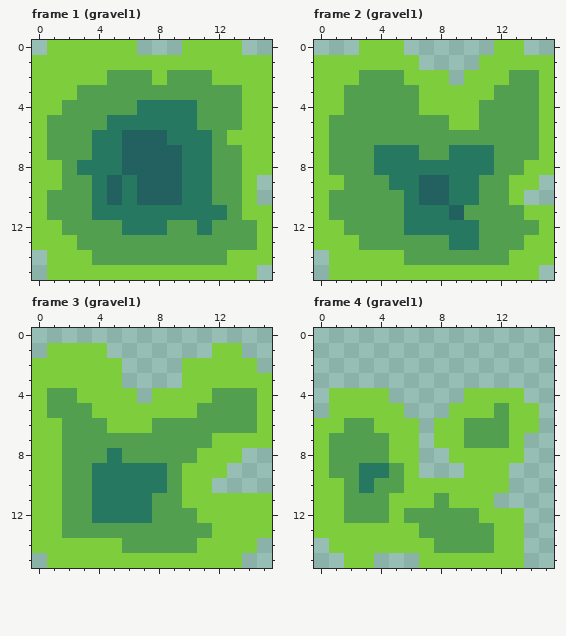
A pixel-art file gets an edit: graphics/source/sprites/gravel.aseprite. The picture above is the old version.
16x16 pixels, 12 frames. Shown: frame 1 (gravel1), frame 2 (gravel1), frame 3 (gravel1), frame 4 (gravel1). The commit also changed other frames, which this record leaves out.
After the commit:
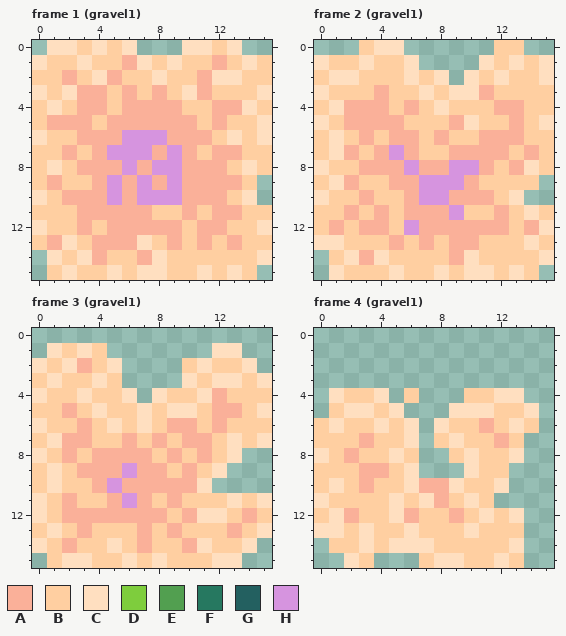
Palette (. is transparent): A #fab099  B #ffcfa1  C #ffdfc0  D #7ecd3d  E #529f50  F #267860  G #236060  H #d694df
Difference:
layer "Midnight" now hidden
layer "Evening" now hidden
--- frame 1 (gravel1)
@@ x 0..15 @@
- 0 .DDDDDD...DDDD..
- 1 DDDDDDDDDDDDDDDD
- 2 DDDDDEEEDEEEDDDD
- 3 DDDEEEEEEEEEEEDD
- 4 DDEEEEEFFFFEEEDD
- 5 DEEEEFFFFFFEEEDD
- 6 DEEEFFGGGFFFEDDD
- 7 DEEEFFGGGGFFEEDD
- 8 DDEFFFGGGGFFEEDD
- 9 DDEEFGFGGGFFEED.
-10 DEEEFGFGGGFFEED.
-11 DEEEFFFFFFFFFEDD
-12 DDEEEEFFFEEFEEED
-13 DDDEEEEEEEEEEEED
-14 .DDDEEEEEEEEEDDD
-15 .DDDDDDDDDDDDDD.
+ 0 .CCBCBC...CCBC..
+ 1 CBBCBBACBCBBABCB
+ 2 BBABCABBCBBACCBB
+ 3 CBCAABABABCABBBC
+ 4 BCBAABAAAABBAACB
+ 5 BAAABAAAAAABABBC
+ 6 CBBAAAHHHAAABCBC
+ 7 BBABAHHHAHABAABB
+ 8 BCBAAAHAHHAAABCB
+ 9 BABBAHAHAHAAAAB.
+10 CBAAAHAHHHAAABC.
+11 BBBAAAAABBABAABB
+12 CBBABAAAAABAABBC
+13 BACBAAACBABABABB
+14 .CBCABBACBBBBBBC
+15 .BCBBCBCCBBCBCB.
--- frame 2 (gravel1)
@@ x 0..15 @@
- 0 ...DDD......DD..
- 1 DDDDDDD....DDDDD
- 2 DDDEEEDDD.DDDEED
- 3 DDEEEEEDDDDDEEED
- 4 DDEEEEEDDDDEEEED
- 5 DEEEEEEEEDDEEEED
- 6 DEEEEEEEEEEEEEED
- 7 DEEEFFFEEFFFEEED
- 8 DEEEFFFFFFFFEEDD
- 9 DDEEEFFGGFFEEDD.
-10 DEEEEEFGGFFEED..
-11 DEEEEEFFFGEEEEDD
-12 DDEEEEFFFFFEEEED
-13 DDDEEEEEEFFEEEDD
-14 .DDDDDEEEEEEEDDD
-15 .DDDDDDDDDDDDDD.
+ 0 ...BCC......BB..
+ 1 CBBCBBC....CBCBC
+ 2 BCCBBBCBC.CBCBBC
+ 3 CBBBABBCBCCABBBB
+ 4 BCAAABABCBBBAABB
+ 5 CBAAAABBBACBBABC
+ 6 BCBABAABABBAAABB
+ 7 BCABAHABBAAAABAB
+ 8 CBBAAAHAAHHABACB
+ 9 BCABBAAHHHABBBB.
+10 CBBABBAHHAAABC..
+11 BBABABAAAHBBABCB
+12 BABAABHAAAAAABAC
+13 CCBBBABABAABBBCB
+14 .BCACBBBBACBBBBC
+15 .CBBBCBBCBCCBCB.
--- frame 3 (gravel1)
@@ x 0..15 @@
  0 ................
- 1 .DDDD.......DD..
- 2 DDDDDD....DDDDD.
- 3 DDDDDD....DDDDDD
- 4 DEEDDDD.DDDDEEED
- 5 DEEEDDDDDDDEEEED
- 6 DDEEEDDDEEEEEEED
- 7 DDEEEEEEEEEEDDDD
- 8 DDEEEFEEEEEDDD..
- 9 DDEEFFFFFEDDD...
-10 DDEEFFFFFEDD....
-11 DDEEFFFFEEDDDDDD
-12 DDEEFFFFEEEDDDDD
-13 DDEEEEEEEEEEDDDD
-14 DDDDDDEEEEEDDDD.
-15 .DDDDDDDDDDDDD..
+ 1 .CBCB.......CC..
+ 2 CBCABC....BCBBC.
+ 3 BCBBCB....CBCCBC
+ 4 CBBCBBC.CBBCABBB
+ 5 BBABCBBCBCCBAABC
+ 6 CBBABCBCBAABABBB
+ 7 BCAABBABABAABCBC
+ 8 CBABAAAABABABC..
+ 9 BCBAAAHAABABC...
+10 BCBBAHAAAAAC....
+11 CBABBAHABABBBCBC
+12 CBAAAAAAABACCBAB
+13 BCBABBBABABBBABC
+14 CBABBCBABBACBBC.
+15 .BCCBBCBCBBBCC..
--- frame 4 (gravel1)
@@ x 0..15 @@
  3 ................
- 4 .DDDD.....DDDD..
- 5 .DDDDD...DDDEDD.
- 6 DDEEDDD.DDEEEDD.
- 7 DEEEEDD.DDEEED..
- 8 DEEEEDD..DDDDD..
- 9 DEEFFED...DDD...
-10 DDEFEEDDDDDDD...
-11 DDEEEDDDEDDD....
-12 DDEEEDEEEEEDDD..
-13 DDDDDDDEEEEEDD..
-14 .DDDDDDDEEEEDD..
-15 ..DD...DDDDDDD..
+ 4 .CBBC.B...BBCC..
+ 5 .BCCBC...CCCBBC.
+ 6 BCBBCBC.CBBABCB.
+ 7 BBBABBC.BCBBAB..
+ 8 CBABBCB..BCBBC..
+ 9 BBBAABC...CBB...
+10 BCBABBCAACBBC...
+11 CBBBBCBCABCB....
+12 BCABBCABBABCBC..
+13 CCBCBBCBBBCBBB..
+14 .BBCBCCCBBBBBC..
+15 ..CB...BCCBBCB..
